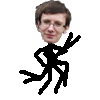
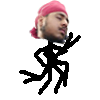
Two versions of the same layered image (100 × 100). Layer-by-layer changes:
hid group "christopher" (6 layers) over [29, 0, 73, 45]
added group "roshan" with 6 layers above "og" over [29, 0, 73, 45]
added layer "Layer 16 copy 2" in group "roshan" over [29, 1, 70, 45]
added layer "3" (14th of 18, in "roshan") in group "roshan" over [38, 31, 68, 45]
added layer "Layer 16 copy" in group "roshan" over [31, 0, 69, 41]
added layer "2" (14th of 18, in "roshan") in group "roshan" over [29, 32, 69, 45]
added layer "Layer 16" in group "roshan" over [31, 0, 69, 41]
added layer "1" (14th of 18, in "roshan") in group "roshan" over [31, 35, 69, 45]
showed group "og" (3 layers) over [29, 5, 73, 45]
